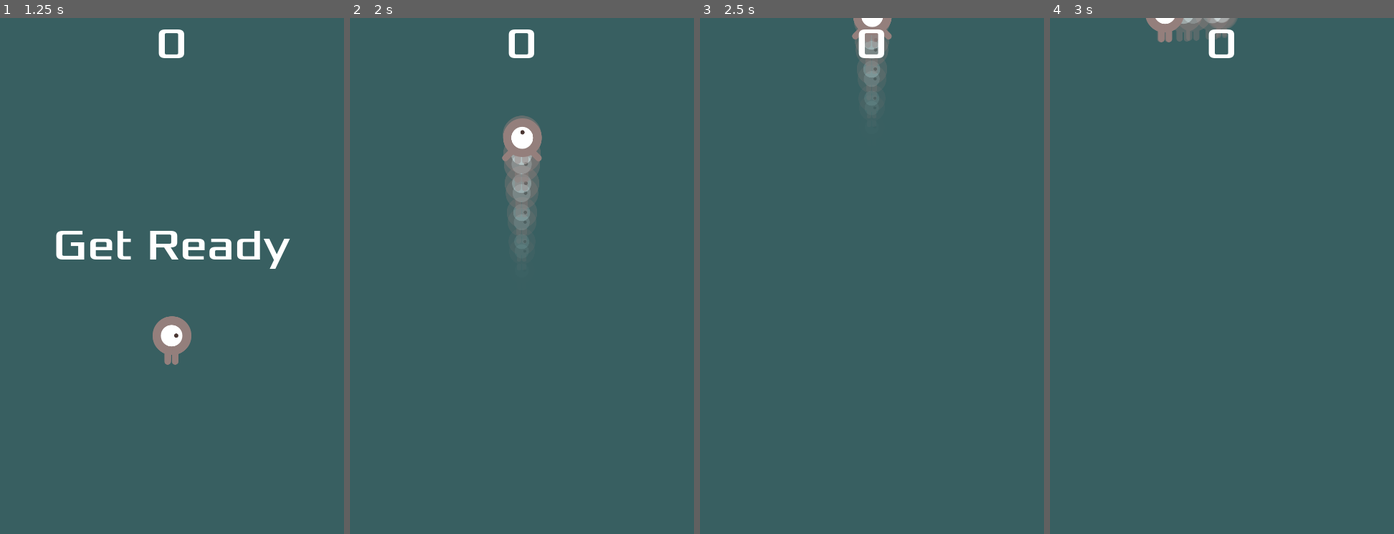
Above: before the commit, frames 1-4 (left to right).
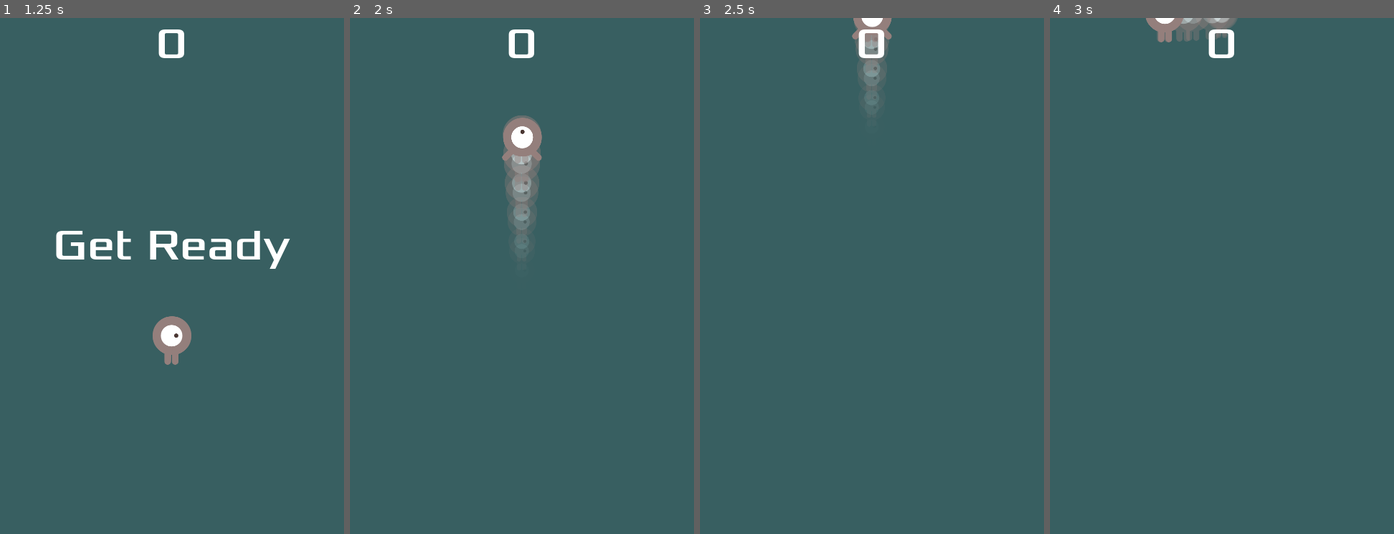
Above: after the commit, the same moments.

Repository: ccrawford4/practice-godot-game
Game: Godot game, scene res://main.tscn
Two runs of this game, one before a commit and one after it. Both use one fixed random seed, a clock stepped at 60 frames per second and the inputs below.
Inputs:
- Up to frame 1 (1.25 s): click "Start" at 0.5 s
- Up to frame 2 (2 s): tap Enter at 1.25 s; hold W (move_up) from 1.28 s (still down)
- Up to frame 3 (2.5 s): keep holding W (move_up)
- Up to frame 4 (3 s): release W (move_up) at 2.78 s; hold A (move_left) from 2.78 s (still down)

Frame 1 is identical in both runs. In frame 2, less than 0.1% of the frame differs, in the area x 44-56%, y 18-40%; in frame 3, less than 0.1%; in frame 4, less than 0.1%.

Commit message:
deployed reduce in speed

Diff:
--- a/main.tscn
+++ b/main.tscn
@@ -26,6 +26,7 @@
 color = Color(0.219608, 0.372549, 0.380392, 1)
 
 [node name="Player" parent="." instance=ExtResource("3_veqnc")]
+speed = 401
 
 [node name="Player2" parent="." instance=ExtResource("3_veqnc")]
 
